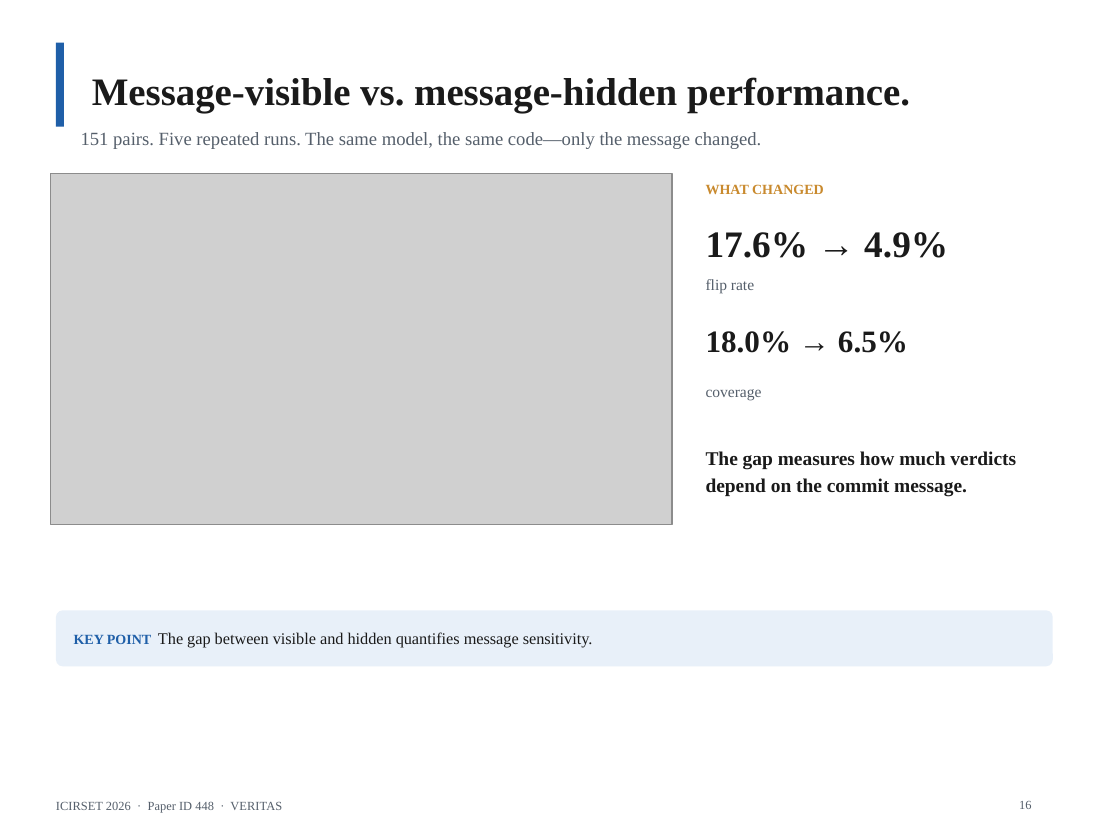
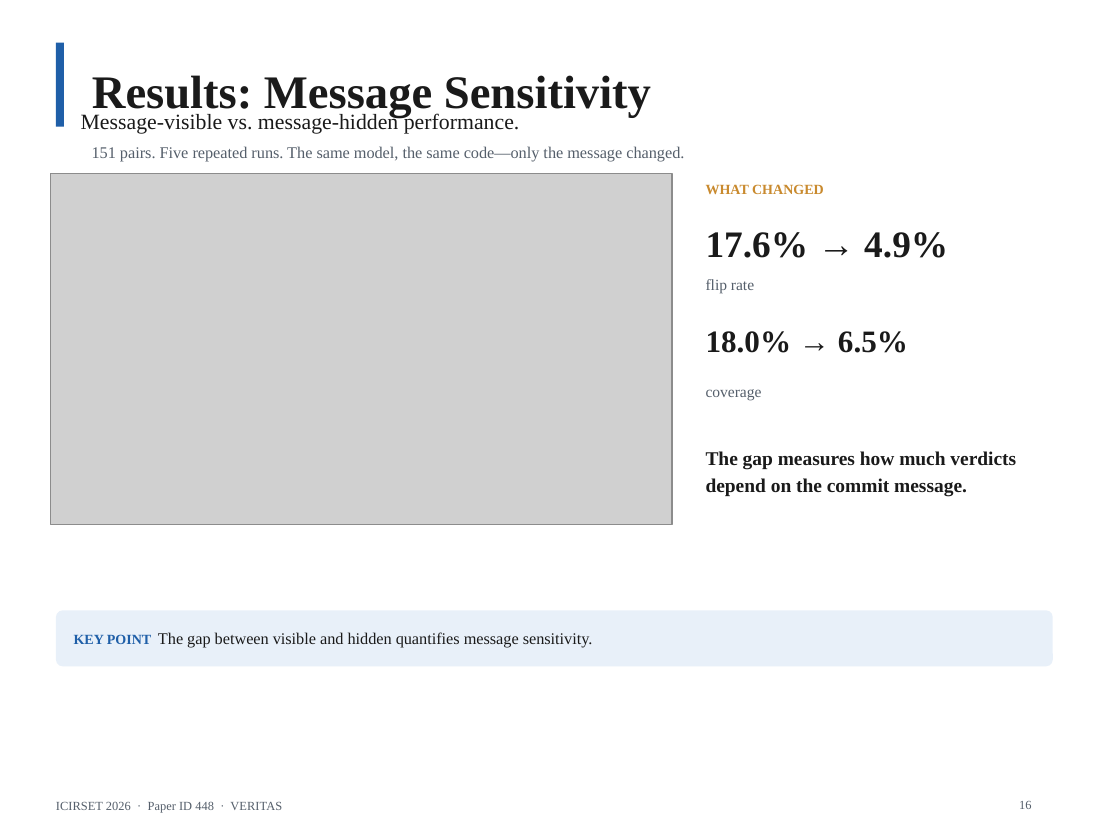
Before and after one commit to AmonWasHere/Proto, a slide deck: slide 16 of paper/ICIRSET-26_VERITAS_Presentation.pptx. Drawn at 1120x840 pixels with LibreOffice and Linux fonts; fonts in the diff are those of the drawing; grey boxes stand for pictures. Boxes give left, top, right and bottom in pixels: in the first picture for what was removed or moved away, otherwise in the second. Text is boxed around its words. In the diff, an @@ line names an element or a change of style, - is before the commit and + after.

Commit message:
Rework slides with section titles matching TOC

```diff
--- a/paper/ICIRSET-26_VERITAS_Presentation.pptx
+++ b/paper/ICIRSET-26_VERITAS_Presentation.pptx
@@ title at bbox=[92, 75, 651, 118]: text changed; size 25 to 30 pt @@
-Message-visible vs. message-hidden performance.
+Results: Message Sensitivity
@@ text added at bbox=[81, 112, 520, 134], 14 pt, text #1A1A1A @@
+Message-visible vs. message-hidden performance.
@@ text "151 pairs. Five repeated runs. ...": place and size @@
-text "151 pairs. Five repeated runs. ..." at bbox=[81, 132, 762, 149]
+text "151 pairs. Five repeated runs. ..." at bbox=[92, 146, 684, 162]
@@ text "151 pairs. Five repeated runs. ..." at bbox=[92, 146, 684, 162]: size 12 to 10.5 pt; line spacing 1.05 to 1 @@
```
Also in this commit, not shown: 15 other slides changed, 1 other file.
